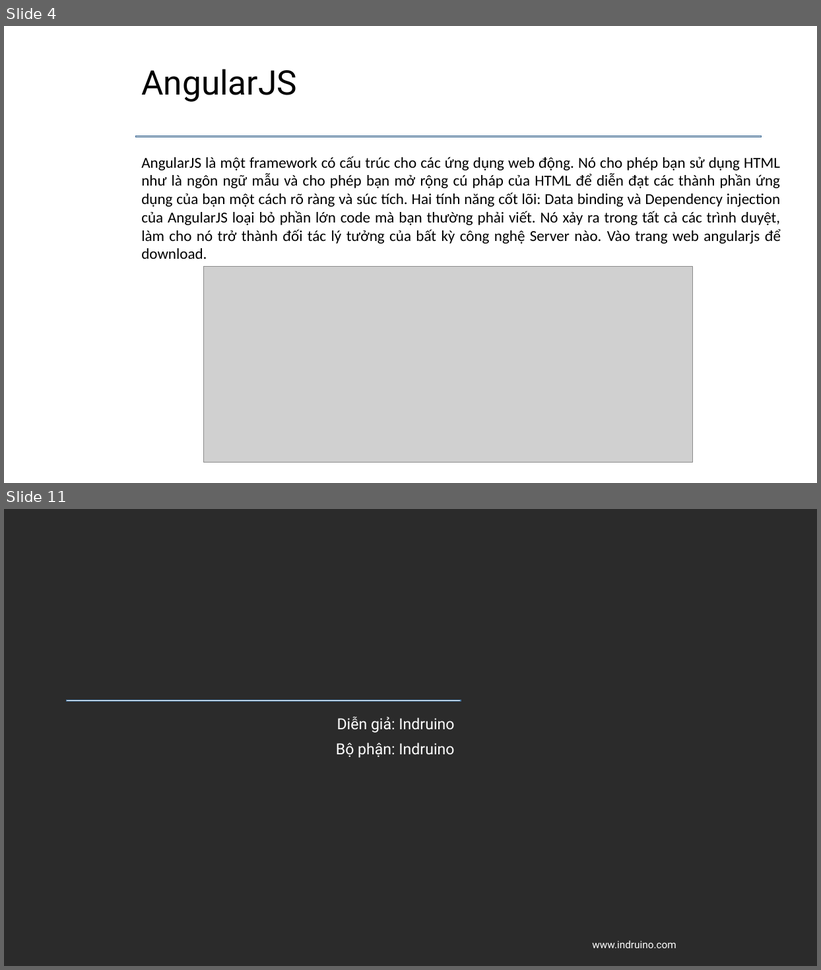
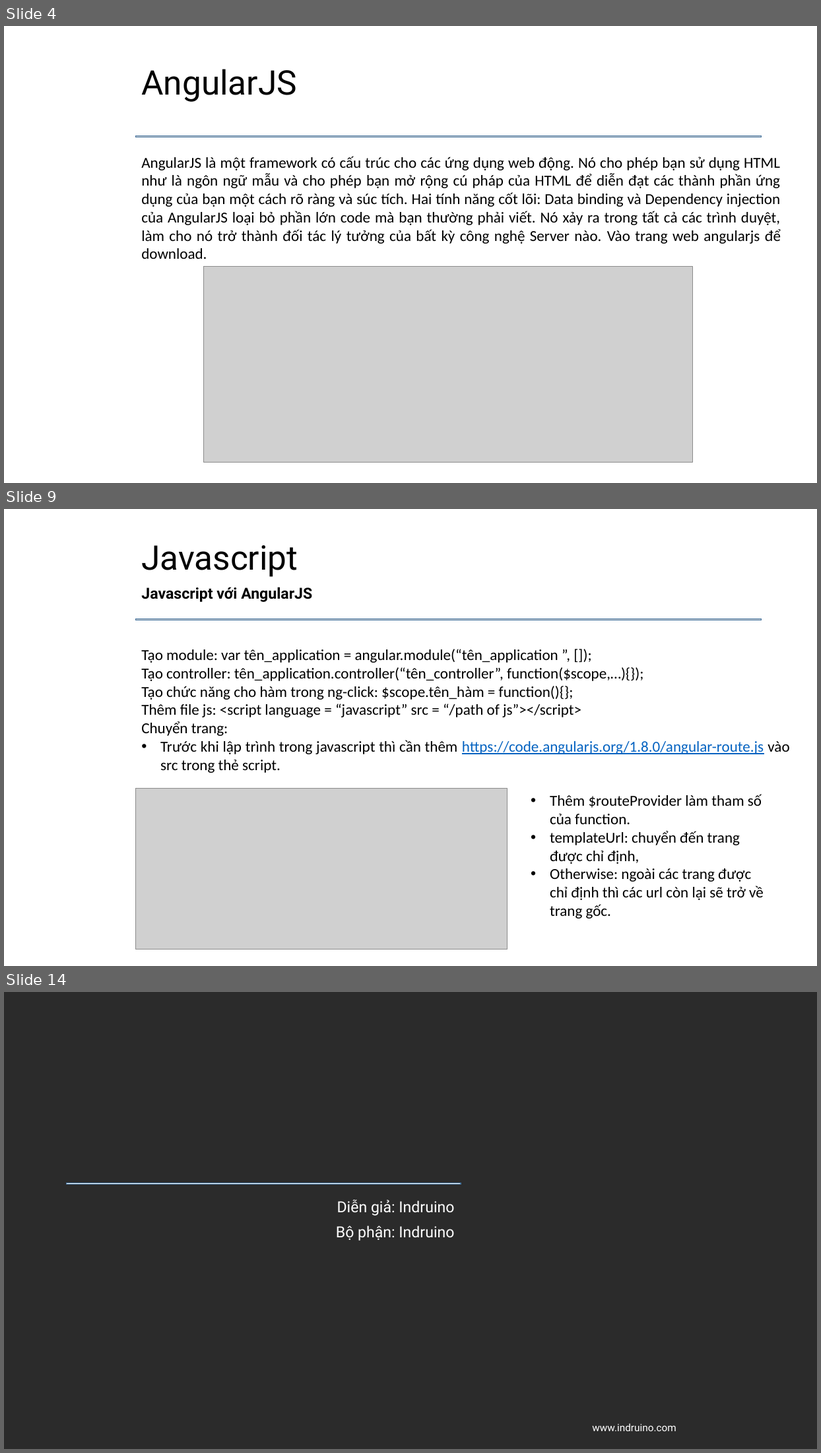
Before and after one commit to daotuyen9244/Indruino-Iot-Project, a slide deck: FW/Minh/Task4/Task4 - Minh.pptx. Shown one above the other, each under a label of ours: slides 4 and 11 before the commit, slides 4, 9 and 14 after it; the slides between them are not shown. The pictures are 821x970 and 821x1453 pixels, drawn with LibreOffice and Linux fonts; fonts in the diff are those of the drawing; grey boxes stand for pictures; background and template pictures are left out; a plain dark background stands for a picture behind light text. Boxes give left, top, right and bottom in pixels: in the first picture for what was removed or moved away, otherwise in the second. Text is boxed around its words. In the diff, an @@ line names an element or a change of style, - is before the commit and + after.

```diff
--- a/FW/Minh/Task4/Task4 - Minh.pptx
+++ b/FW/Minh/Task4/Task4 - Minh.pptx
@@ slide 9 added at (4,509,817,966), background #FFFFFF; not listed: 1 template element that a slide beside it also shows @@
@@ title added at (141,545,298,577), 40 pt, text #000000 @@
+Javascript
@@ subtitle added at (141,587,312,602), 18 pt, text #000000, bold @@
+Javascript với AngularJS
@@ text added at (141,649,789,773), 18 pt, text #000000 @@
+Tạo module: var tên_application = angular.module(“tên_application ”, []);
+Tạo controller: tên_application.controller(“tên_controller”, function($scope,…){});
+Tạo chức năng cho hàm trong ng-click: $scope.tên_hàm = function(){};
+Thêm file js: <script language = “javascript” src = “/path of js”></script>
+Chuyển trang:
+• Trước khi lập trình trong javascript thì cần thêm https://code.angularjs.org/1.8.0/angular-route.js vào src trong thẻ script.
@@ picture added at (136,788,508,949) @@
@@ text added at (550,794,764,919), 18 pt, text #000000 @@
+• Thêm $routeProvider làm tham số của function.
+• templateUrl: chuyển đến trang được chỉ định,
+• Otherwise: ngoài các trang được chỉ định thì các url còn lại sẽ trở về trang gốc.
@@ what was slide 11 is now slide 14 @@
```
Also in this commit, not shown: 5 slides changed, 4 other slides added, 2 slides removed, 1 other file.
